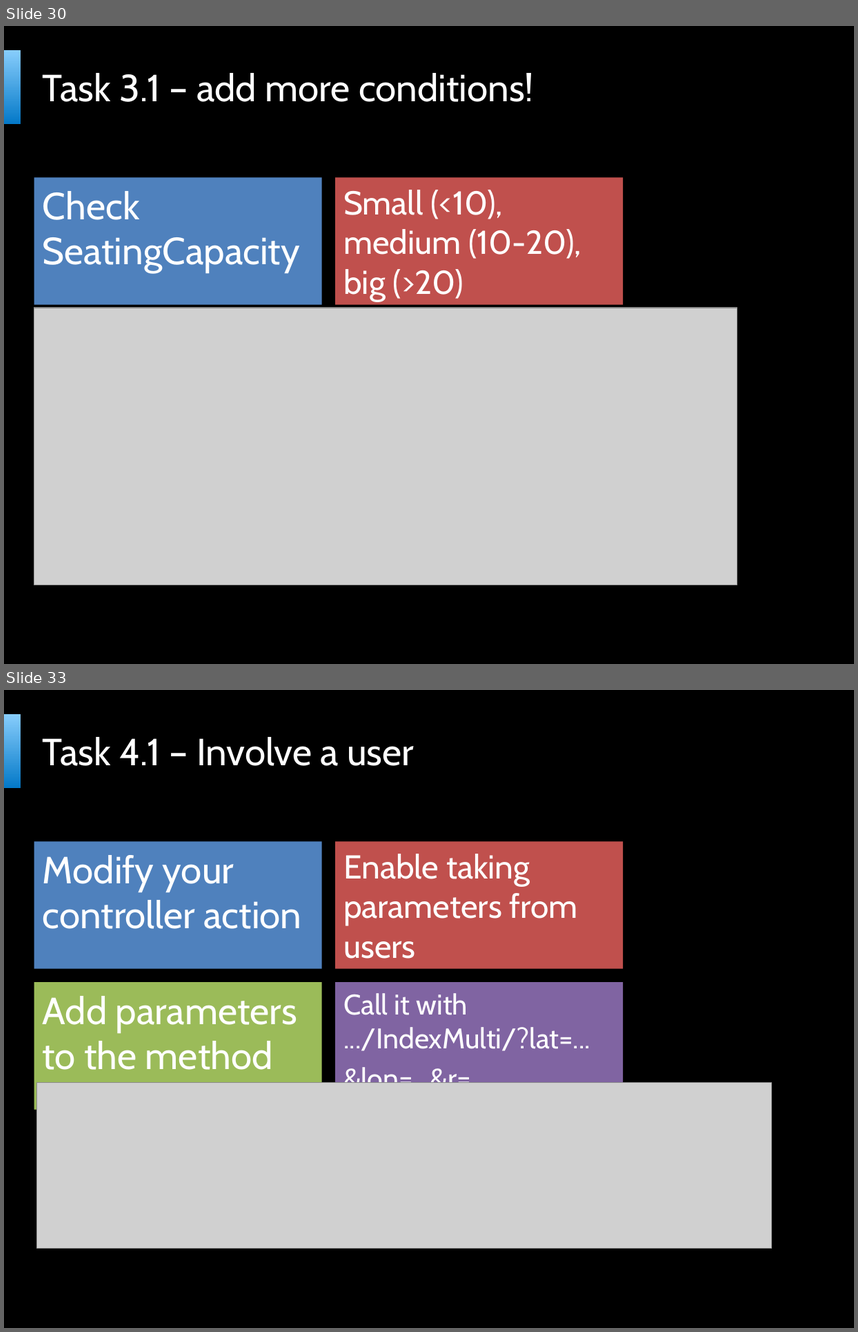
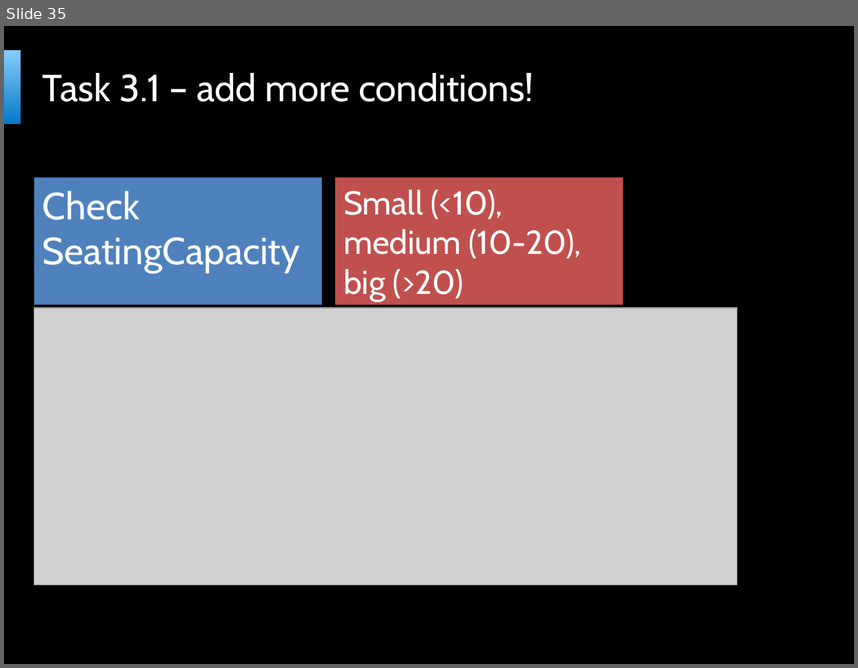
Before and after one commit to bartekwasielak/Presentation, a slide deck: Programming Made Easy.pptx. Shown one above the other, each under a label of ours: slides 30 and 33 before the commit, slide 35 after it; the slides between them are not shown. The pictures are 858x1332 and 858x668 pixels, drawn with LibreOffice and Linux fonts; fonts in the diff are those of the drawing; grey boxes stand for pictures; background and template pictures are left out. Boxes give left, top, right and bottom in pixels: in the first picture for what was removed or moved away, otherwise in the second. Text is boxed around its words. In the diff, an @@ line names an element or a change of style, - is before the commit and + after.

```diff
--- a/Programming Made Easy.pptx
+++ b/Programming Made Easy.pptx
@@ slide 33 removed at [4, 690, 854, 1328], background picture (left out); not listed: 2 template elements that a slide beside it also shows @@
@@ title removed at [43, 737, 414, 766] @@
-Task 4.1 – Involve a user
@@ text removed at [34, 841, 322, 969] @@
-Modify your controller action
@@ text removed at [335, 841, 624, 969] @@
-Enable taking parameters from users
@@ text removed at [34, 983, 322, 1110] @@
-Add parameters to the method
@@ text removed at [335, 983, 624, 1110] @@
-Call it with .../IndexMulti/?lat=...
-&lon=...&r=...
@@ picture removed at [37, 1083, 771, 1248] @@
@@ what was slide 30 is now slide 35 @@
```
Also in this commit, not shown: 16 slides changed, 5 slides added, 1 other file.
